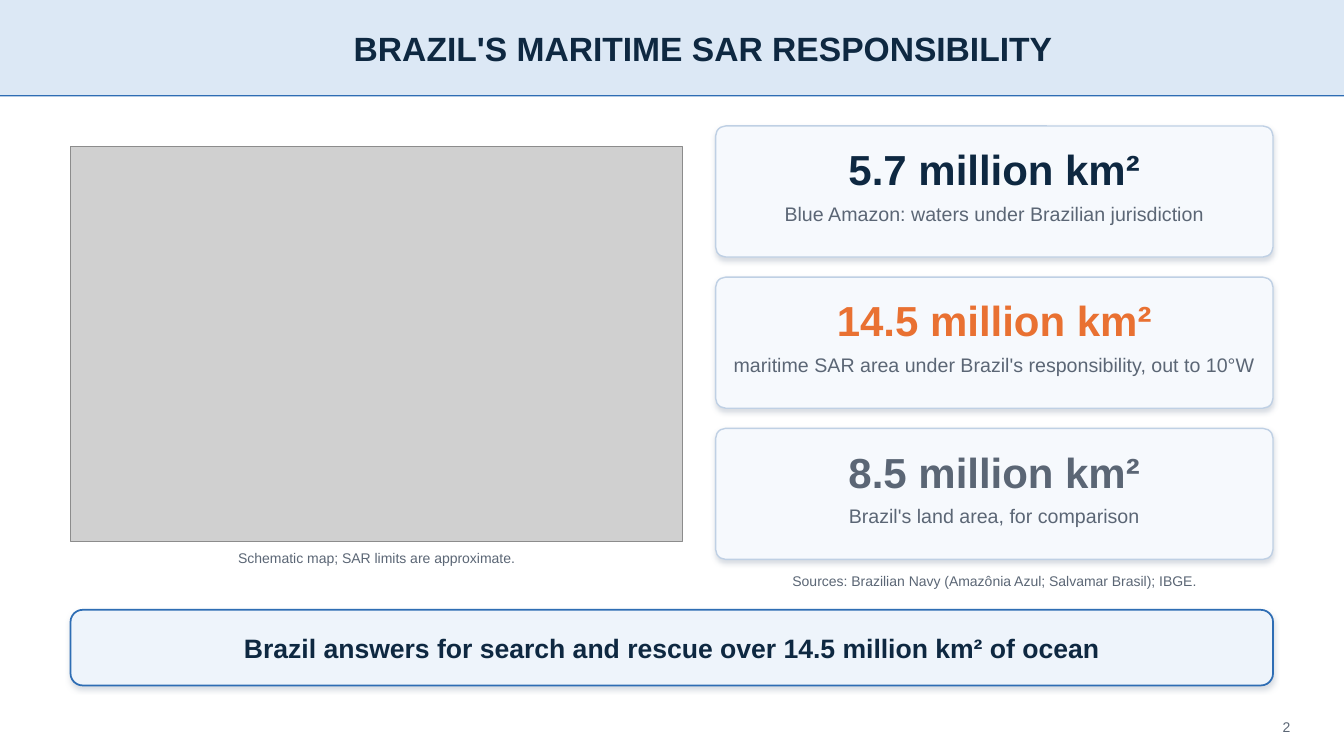
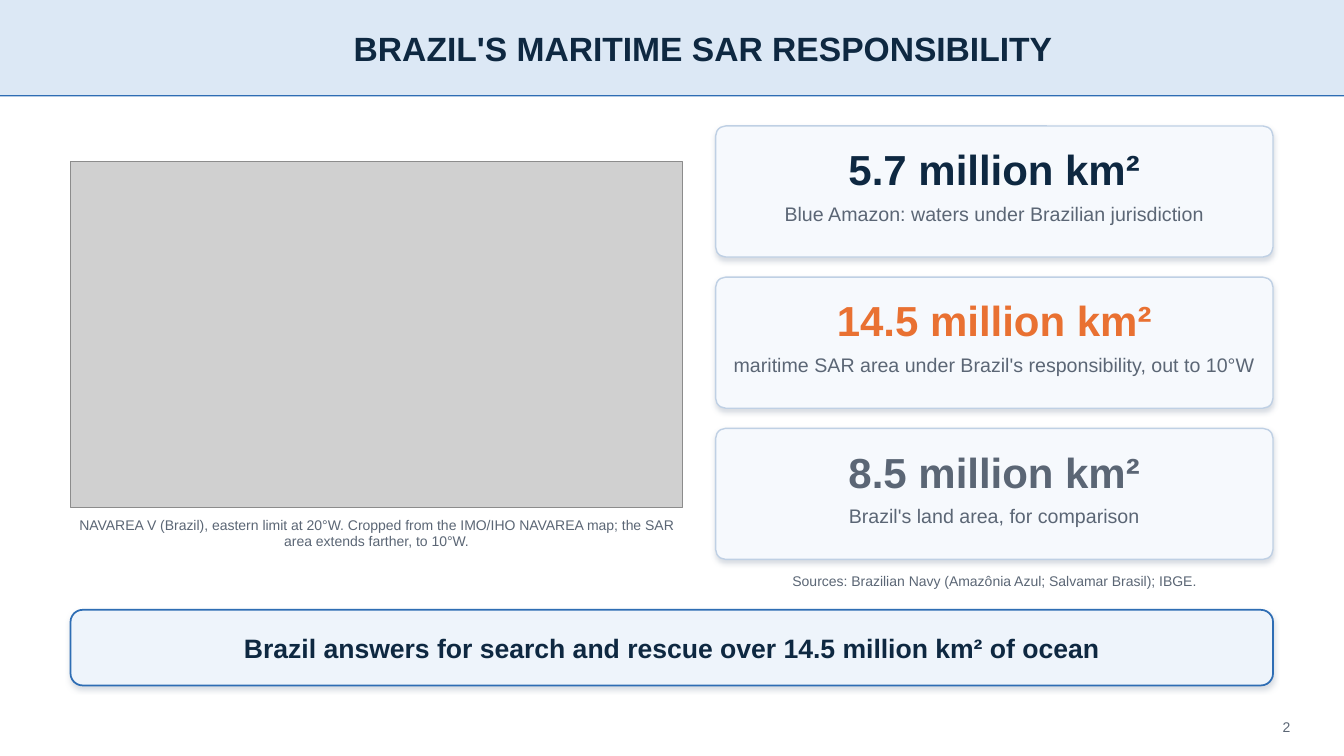
Before and after one commit to IghorRibeiro/WVCPresentation, a slide deck: slide 2 of slides/WVC2026_slides_en.pptx. Drawn at 1344x756 pixels with LibreOffice and Linux fonts; fonts in the diff are those of the drawing; grey boxes stand for pictures; background and template pictures are left out. Boxes give left, top, right and bottom in pixels: in the first picture for what was removed or moved away, otherwise in the second. Text is boxed around its words. In the diff, an @@ line names an element or a change of style, - is before the commit and + after.

```diff
--- a/slides/WVC2026_slides_en.pptx
+++ b/slides/WVC2026_slides_en.pptx
@@ picture: place and size @@
-picture at box(71, 146, 683, 541)
+picture at box(71, 161, 683, 508)
@@ text at box(79, 520, 674, 548): text changed @@
-Schematic map; SAR limits are approximate.
+NAVAREA V (Brazil), eastern limit at 20°W. Cropped from the IMO/IHO NAVAREA map; the SAR area extends farther, to 10°W.
```
Also in this commit, not shown: 7 other files.
